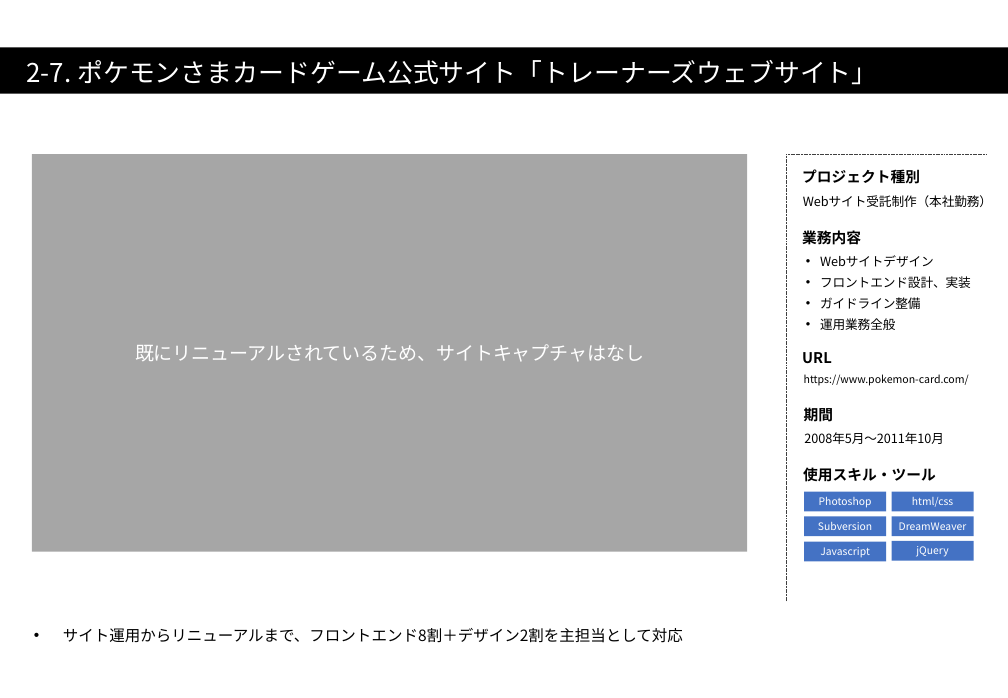
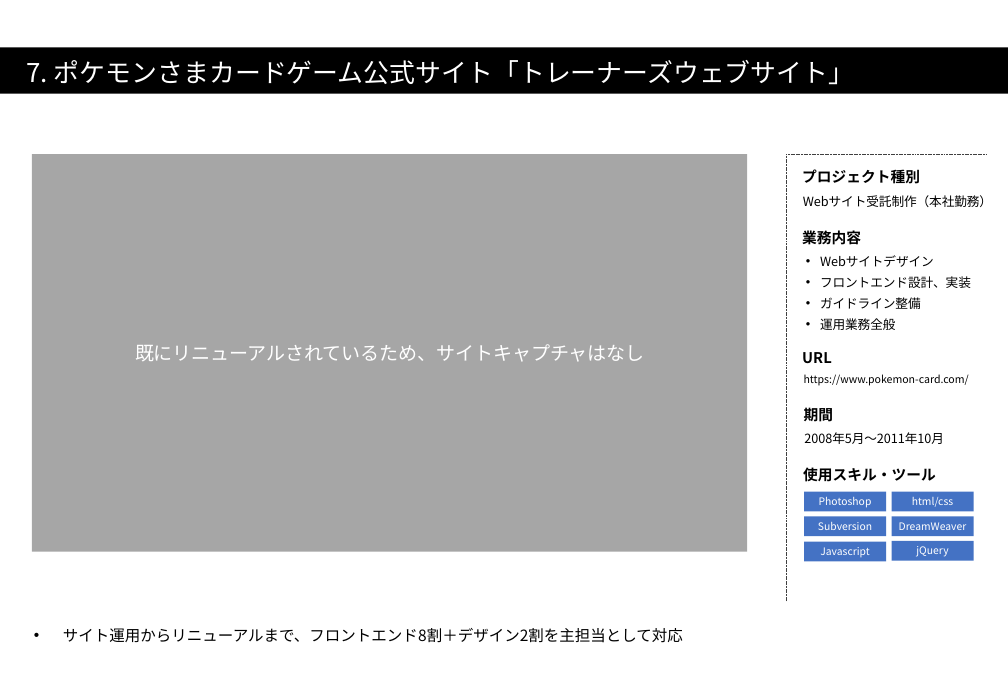
Before and after one commit to anderson0301/portforio, a slide deck: slide 10 of resume/portforio.pptx (slide 15 before the commit). Drawn at 1008x698 pixels with LibreOffice and Linux fonts; fonts in the diff are those of the drawing. Boxes give left, top, right and bottom in pixels: in the first picture for what was removed or moved away, otherwise in the second. Text is boxed around its words. In the diff, an @@ line names an element or a change of style, - is before the commit and + after.

```diff
--- a/resume/portforio.pptx
+++ b/resume/portforio.pptx
@@ text in rectangle at [27, 60, 854, 85]: text changed @@
-2-7. ポケモンさまカードゲーム公式サイト「トレーナーズウェブサイト」
+7. ポケモンさまカードゲーム公式サイト「トレーナーズウェブサイト」
```
Also in this commit, not shown: 8 other slides changed, 5 slides removed, 3 other files.
